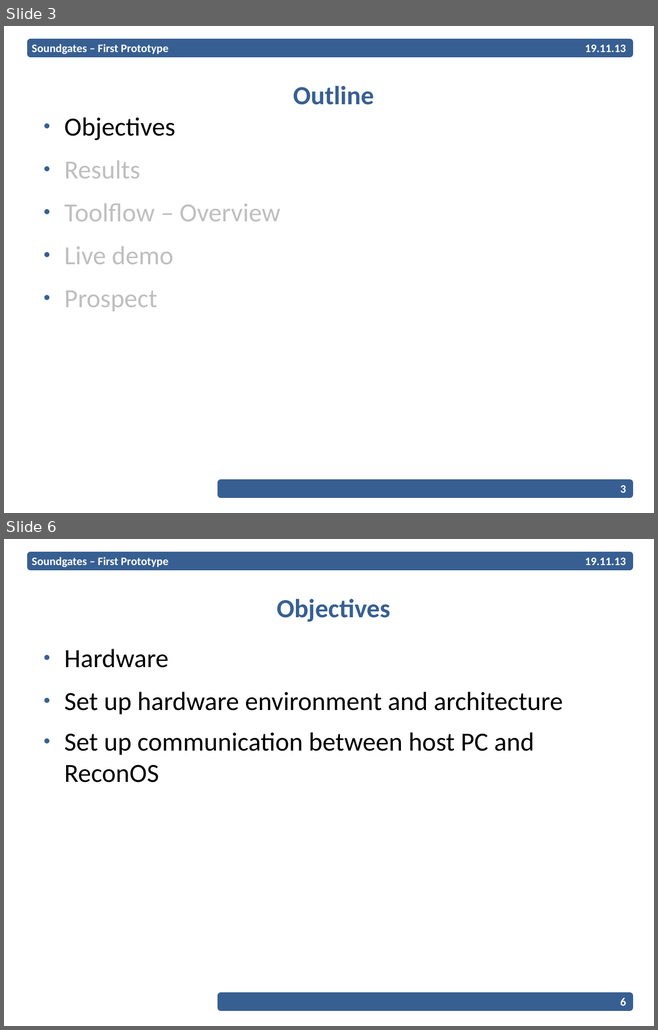
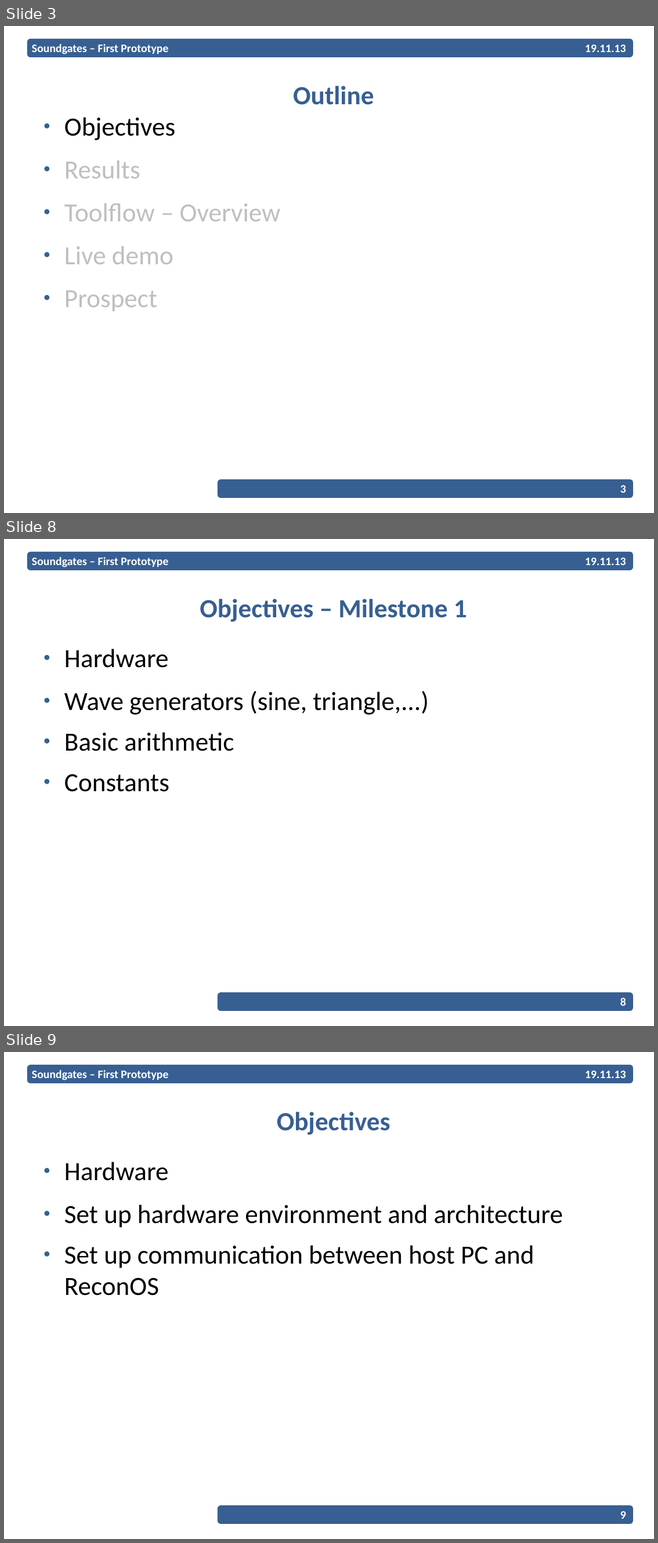
Before and after one commit to EPiCS/soundgates, a slide deck: documents/milestone1-2-presentation/Presentation.odp. Shown one above the other, each under a label of ours: slides 3 and 6 before the commit, slides 3, 8 and 9 after it; the slides between them are not shown. The pictures are 658x1030 and 658x1543 pixels, drawn with LibreOffice and Linux fonts; fonts in the diff are those of the drawing; background and template pictures are left out. Boxes give left, top, right and bottom in pixels: in the first picture for what was removed or moved away, otherwise in the second. Text is boxed around its words. In the diff, an @@ line names an element or a change of style, - is before the commit and + after.

Commit message:
slightly changed prototype presentation

```diff
--- a/documents/milestone1-2-presentation/Presentation.odp
+++ b/documents/milestone1-2-presentation/Presentation.odp
@@ slide 8 added at <box>4,539,654,1026</box>, background #FFFFFF; not listed: 2 template elements that a slide beside it also shows @@
@@ text added at <box>32,557,168,567</box>, 14 pt, text #FFFFFF, bold @@
+Soundgates – First Prototype
@@ text added at <box>585,558,626,565</box>, 14 pt, text #FFFFFF, bold @@
+19.11.13
@@ title added at <box>199,599,467,622</box>, 32 pt, text #375F92, bold @@
+Objectives – Milestone 1
@@ text added at <box>64,649,429,792</box>, 32 pt, text #000000 @@
+● Hardware
+  ● Wave generators (sine, triangle,...)
+  ● Basic arithmetic
+  ● Constants
@@ page number added at <box>620,998,626,1006</box>, 14 pt, text #FFFFFF, bold @@
+8
@@ what was slide 6 is now slide 9 @@
@@ page number at <box>620,1511,626,1519</box>: text changed @@
-6
+9
```
Also in this commit, not shown: 5 slides changed, 2 other slides added.
